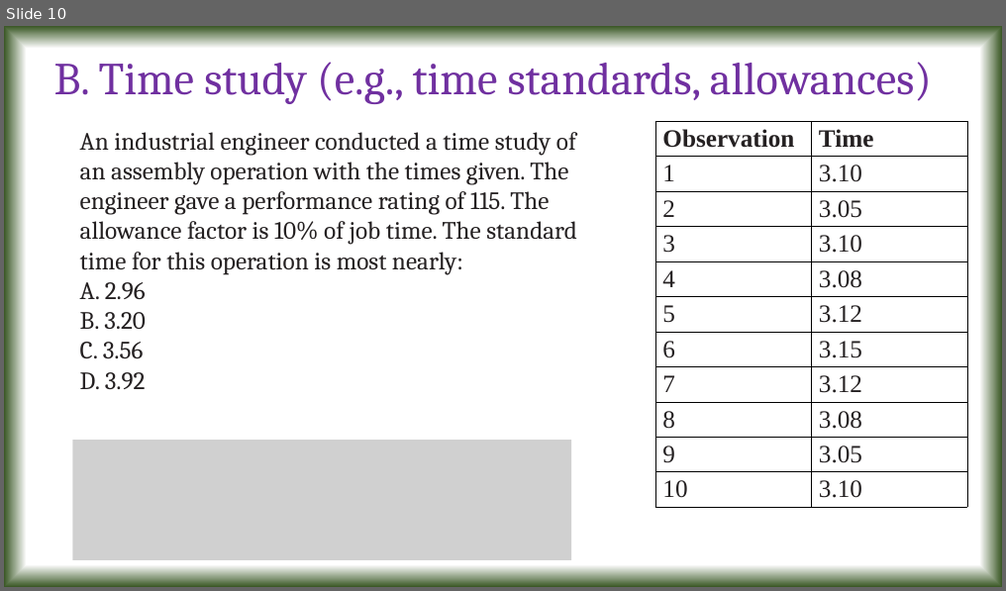
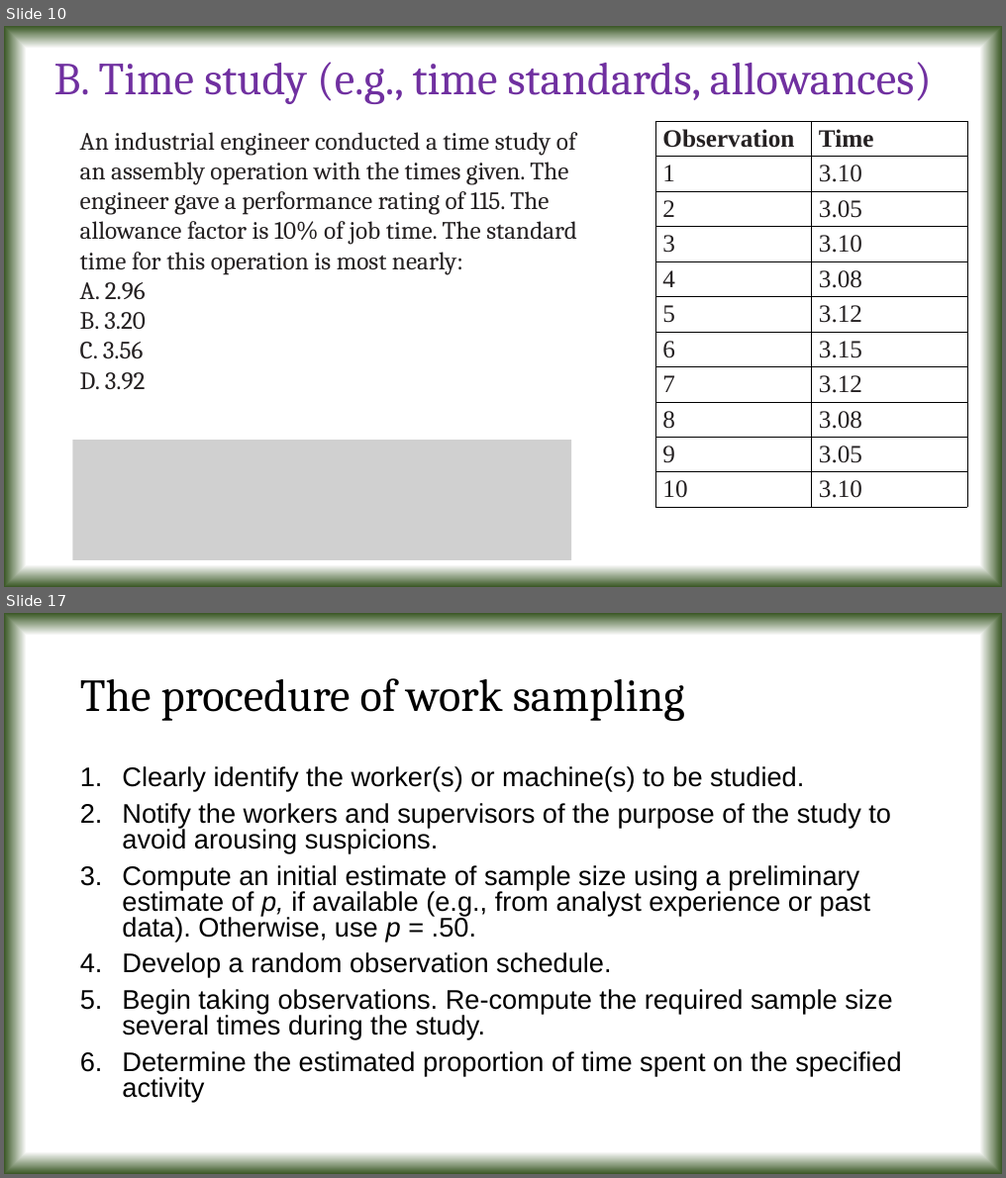
Before and after one commit to tanmoyie/Operations-Management, a slide deck: Operations Management lecture notes of Tanmoy Das.pptx. Shown one above the other, each under a label of ours: slide 10 before the commit, slides 10 and 17 after it; the slides between them are not shown. The pictures are 1006x591 and 1006x1178 pixels, drawn with LibreOffice and Linux fonts; fonts in the diff are those of the drawing; grey boxes stand for pictures. Boxes give left, top, right and bottom in pixels: in the first picture for what was removed or moved away, otherwise in the second. Text is boxed around its words. In the diff, an @@ line names an element or a change of style, - is before the commit and + after.

```diff
--- a/Operations Management lecture notes of Tanmoy Das.pptx
+++ b/Operations Management lecture notes of Tanmoy Das.pptx
@@ slide 17 added at (4, 613, 1002, 1174), background gradient #FFFFFF to #385723 @@
@@ title added at (80, 678, 685, 721), 44 pt, text #000000 @@
+The procedure of work sampling
@@ text added at (122, 766, 901, 1102), 25.9 pt, text #000000 @@
+1. Clearly identify the worker(s) or machine(s) to be studied.
+2. Notify the workers and supervisors of the purpose of the study to avoid arousing suspicions.
+3. Compute an initial estimate of sample size using a preliminary estimate of p, if available (e.g., from analyst experience or past data). Otherwise, use p = .50.
+4. Develop a random observation schedule.
+5. Begin taking observations. Re-compute the required sample size several times during the study.
+6. Determine the estimated proportion of time spent on the specified activity
```
Also in this commit, not shown: 5 slides changed, 17 other slides added, 1 other file.
